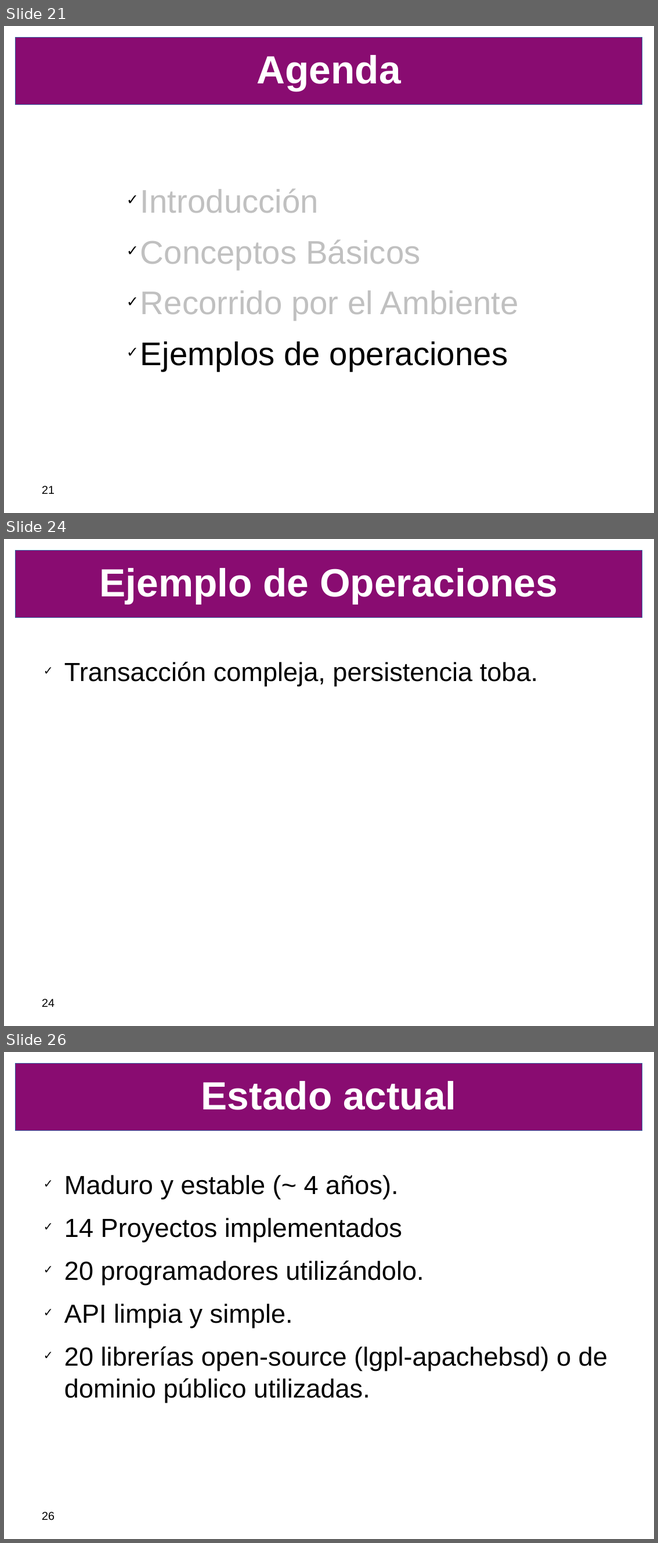
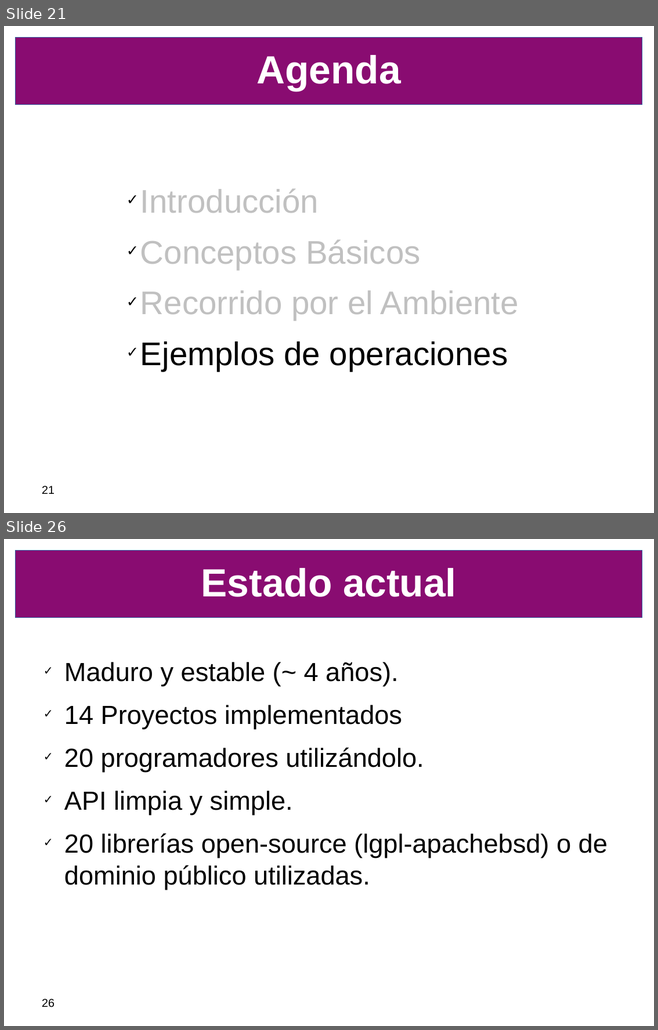
Before and after one commit to SIU-Toba/framework, a slide deck: doc/presentacion/CafeConf2006.odp. Shown one above the other, each under a label of ours: slides 21, 24 and 26 before the commit, slides 21 and 26 after it; the slides between them are not shown. The pictures are 658x1543 and 658x1030 pixels, drawn with LibreOffice and Linux fonts; fonts in the diff are those of the drawing; background and template pictures are left out. Boxes give left, top, right and bottom in pixels: in the first picture for what was removed or moved away, otherwise in the second. Text is boxed around its words. In the diff, an @@ line names an element or a change of style, - is before the commit and + after.

```diff
--- a/doc/presentacion/CafeConf2006.odp
+++ b/doc/presentacion/CafeConf2006.odp
@@ slide 24 removed at box(4, 539, 654, 1026), background #FFFFFF; not listed: 1 template element that a slide beside it also shows @@
@@ title removed at box(100, 568, 557, 604) @@
-Ejemplo de Operaciones
@@ text removed at box(64, 661, 538, 686) @@
-✓ Transacción compleja, persistencia toba.
@@ page number removed at box(42, 999, 54, 1007) @@
-24
```
Also in this commit, not shown: 3 slides changed, 2 slides added, 1 other slide removed.
